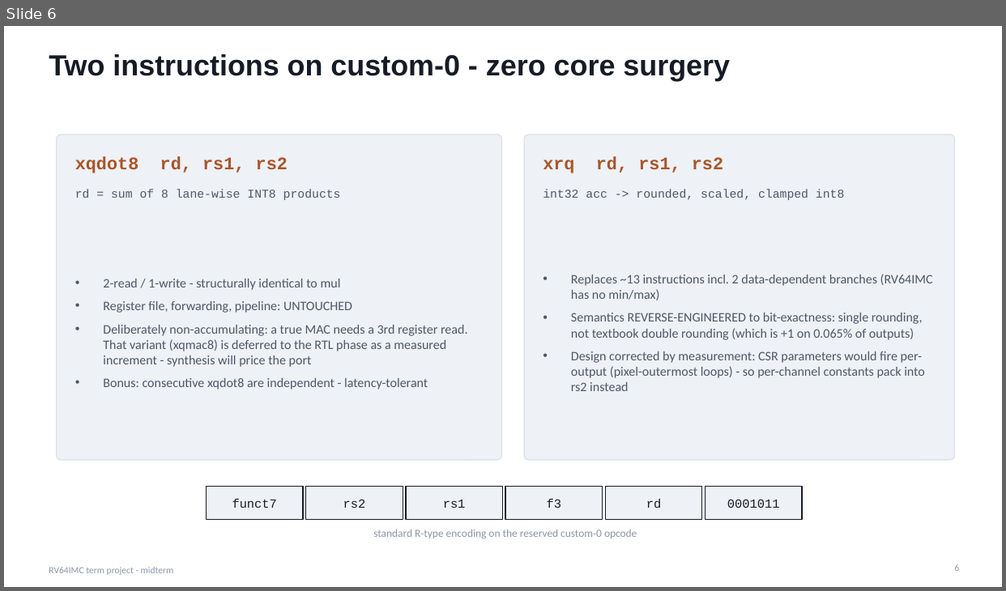
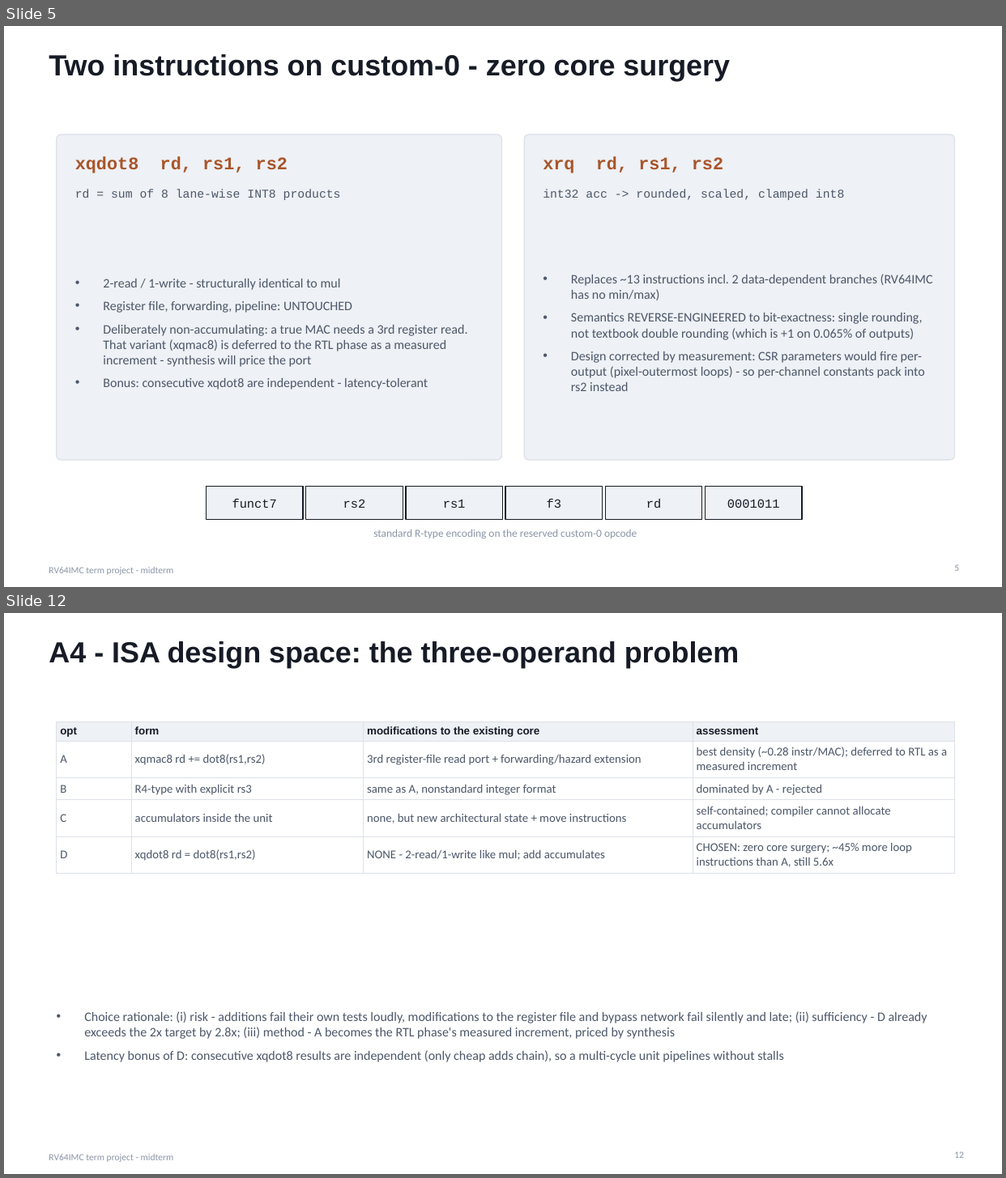
Before and after one commit to ido-flow/rv64-qnn, a slide deck: docs/slides/rv64_midterm_slides.pptx. Shown one above the other, each under a label of ours: slide 6 before the commit, slides 5 and 12 after it; the slides between them are not shown. The pictures are 1006x591 and 1006x1178 pixels, drawn with LibreOffice and Linux fonts; fonts in the diff are those of the drawing. Boxes give left, top, right and bottom in pixels: in the first picture for what was removed or moved away, otherwise in the second. Text is boxed around its words. In the diff, an @@ line names an element or a change of style, - is before the commit and + after.

```diff
--- a/docs/slides/rv64_midterm_slides.pptx
+++ b/docs/slides/rv64_midterm_slides.pptx
@@ slide 12 added at [4,613,1002,1174], background #FFFFFF; not listed: 1 template element that a slide beside it also shows @@
@@ title added at [49,641,739,668], 28 pt, text #161B26, bold @@
+A4 - ISA design space: the three-operand problem
@@ table added at [57,722,955,873], 5 rows, 4 columns @@
+opt | form | modifications to the existing core | assessment
+A | xqmac8 rd += dot8(rs1,rs2) | 3rd register-file read port + forwarding/hazard extension | best density (~0.28 instr/MAC); deferred to RTL as a measured increment
+B | R4-type with explicit rs3 | same as A, nonstandard integer format | dominated by A - rejected
+C | accumulators inside the unit | none, but new architectural state + move instructions | self-contained; compiler cannot allocate accumulators
+D | xqdot8 rd = dot8(rs1,rs2) | NONE - 2-read/1-write like mul; add accumulates | CHOSEN: zero core surgery; ~45% more loop instructions than A, still 5.6x
@@ text added at [84,1012,927,1063], 12.5 pt, text #4C5769 @@
+• Choice rationale: (i) risk - additions fail their own tests loudly, modifications to the register file and bypass network fail silently and late; (ii) sufficiency - D already exceeds the 2x target by 2.8x; (iii) method - A becomes the RTL phase's measured increment, priced by synthesis
+• Latency bonus of D: consecutive xqdot8 results are independent (only cheap adds chain), so a multi-cycle unit pipelines without stalls
@@ page number added at [954,1152,964,1158], 9 pt, text #8B96A8 @@
+12
@@ what was slide 6 is now slide 5 @@
@@ page number at [954,565,959,571]: text changed @@
-6
+5
```
Also in this commit, not shown: 5 slides changed, 4 other slides added, 2 slides removed, 7 other files.
